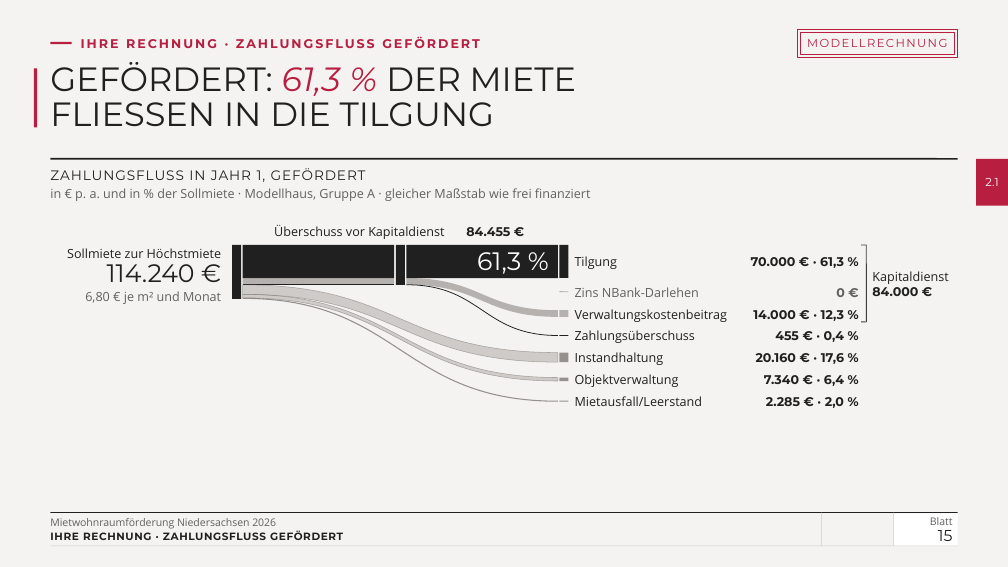
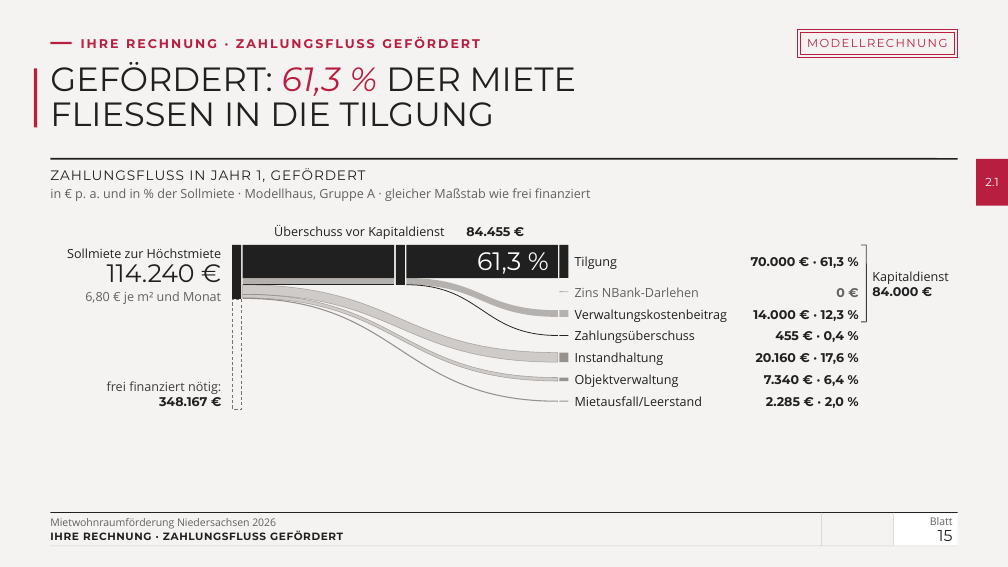
Before and after one commit to vgedaschko/NBank, a slide deck: slide 15 of praesentation/dist/PGN-Mietwohnraumfoerderung-Niedersachsen-2026-Vortrag.pptx. Drawn at 1008x567 pixels with LibreOffice and Linux fonts; fonts in the diff are those of the drawing; background and template pictures are left out. Boxes give left, top, right and bottom in pixels: in the first picture for what was removed or moved away, otherwise in the second. Text is boxed around its words. In the diff, an @@ line names an element or a change of style, - is before the commit and + after.

```diff
--- a/praesentation/dist/PGN-Mietwohnraumfoerderung-Niedersachsen-2026-Vortrag.pptx
+++ b/praesentation/dist/PGN-Mietwohnraumfoerderung-Niedersachsen-2026-Vortrag.pptx
@@ rectangle added at bbox=[232, 299, 241, 409], outline #77716B 0.75 pt dashed @@
@@ text added at bbox=[107, 381, 221, 394], 12 pt, text #3C3C3B @@
+frei finanziert nötig:
@@ text added at bbox=[159, 397, 207, 406], 12 pt, text #202020, bold @@
+348.167 €
```
Also in this commit, not shown: 19 other slides changed, 20 other files.
